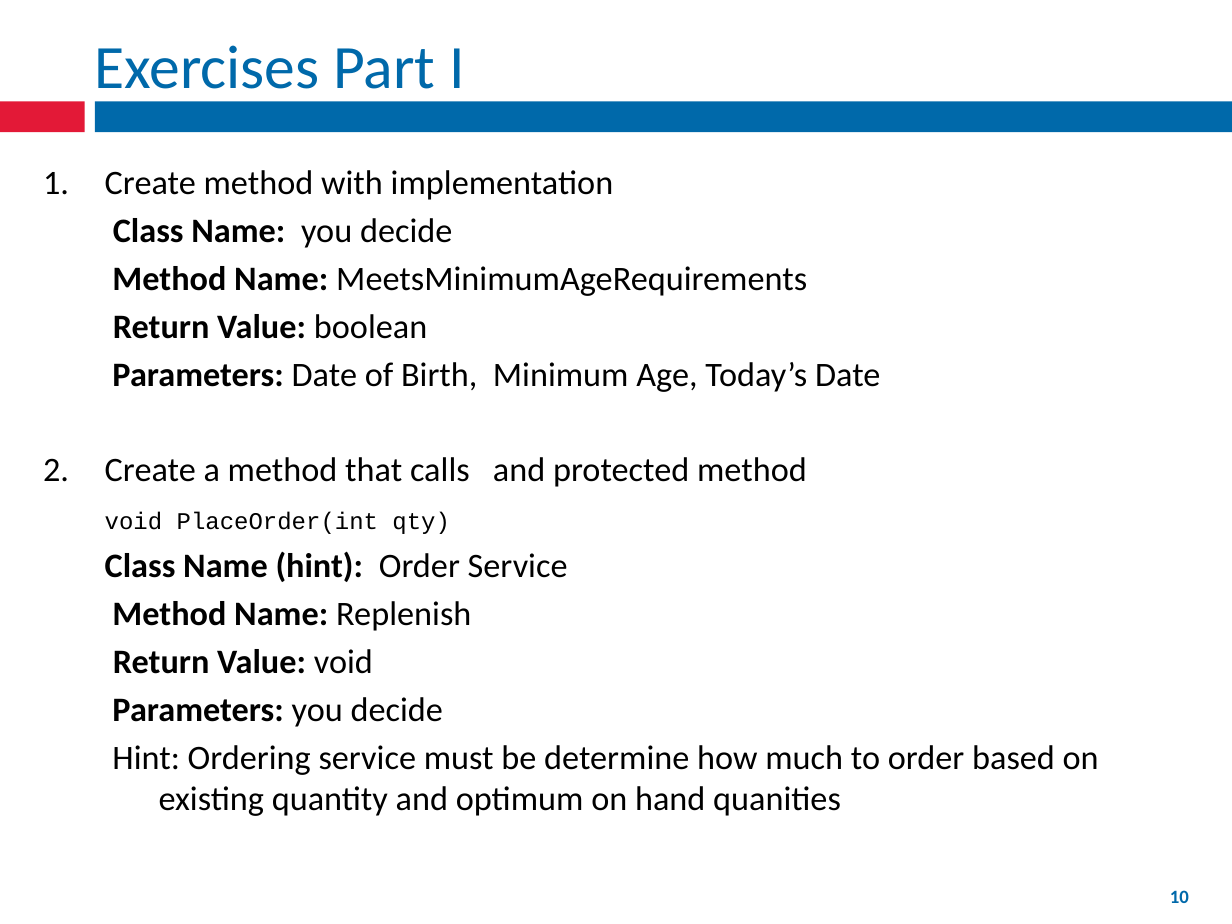
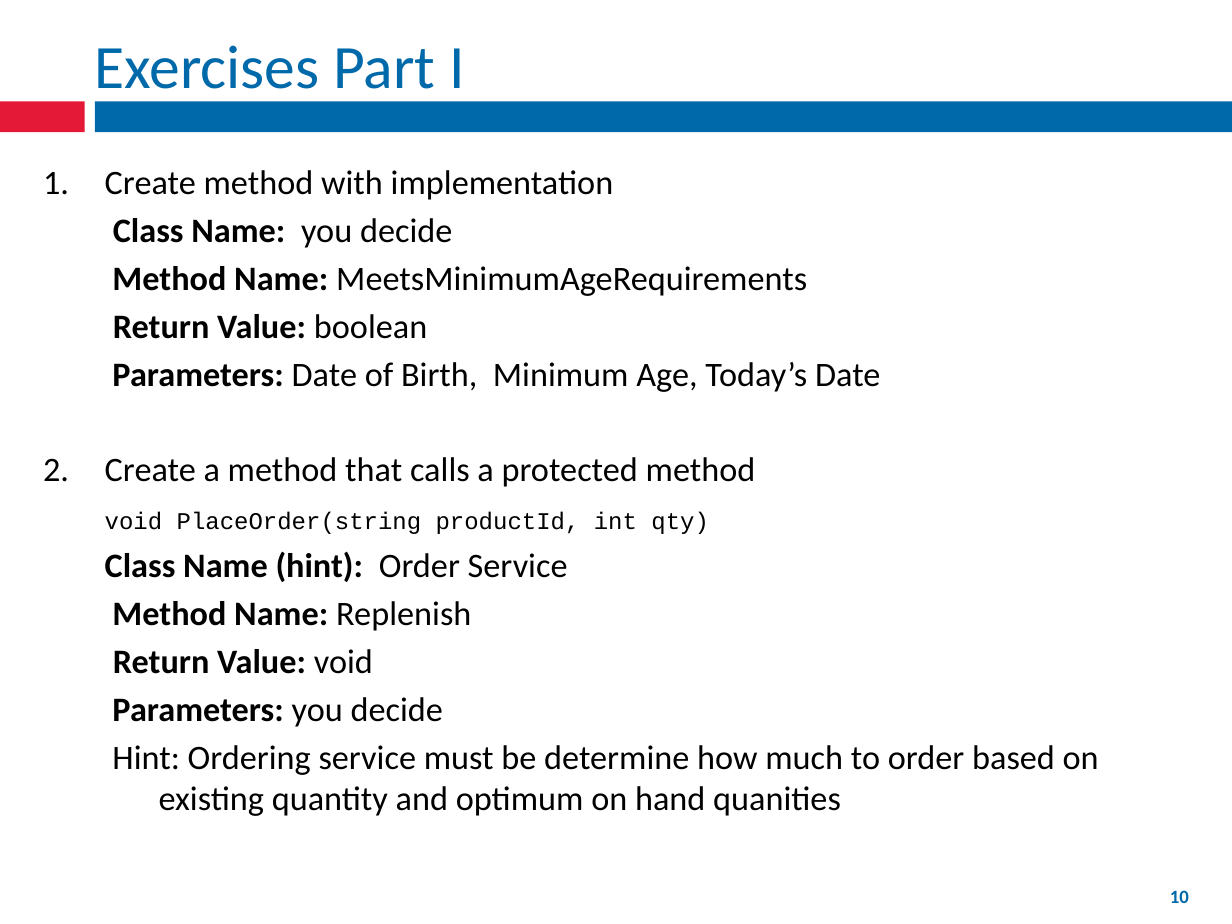
Before and after one commit to fernandozamoraj/Clean-Code-Presentation, a slide deck: slide 10 of Clean Code.pptx. Drawn at 1232x924 pixels with LibreOffice and Linux fonts; fonts in the diff are those of the drawing; background and template pictures are left out. Boxes give left, top, right and bottom in pixels: in the first picture for what was removed or moved away, otherwise in the second. Text is boxed around its words. In the diff, an @@ line names an element or a change of style, - is before the commit and + after.

```diff
--- a/Clean Code.pptx
+++ b/Clean Code.pptx
@@ text at [105, 457, 756, 534]: text changed @@
-2. Create a method that calls and protected method
-void PlaceOrder(int qty)
+2. Create a method that calls a protected method
+void PlaceOrder(string productId, int qty)
```
Also in this commit, not shown: 4 other slides changed.
